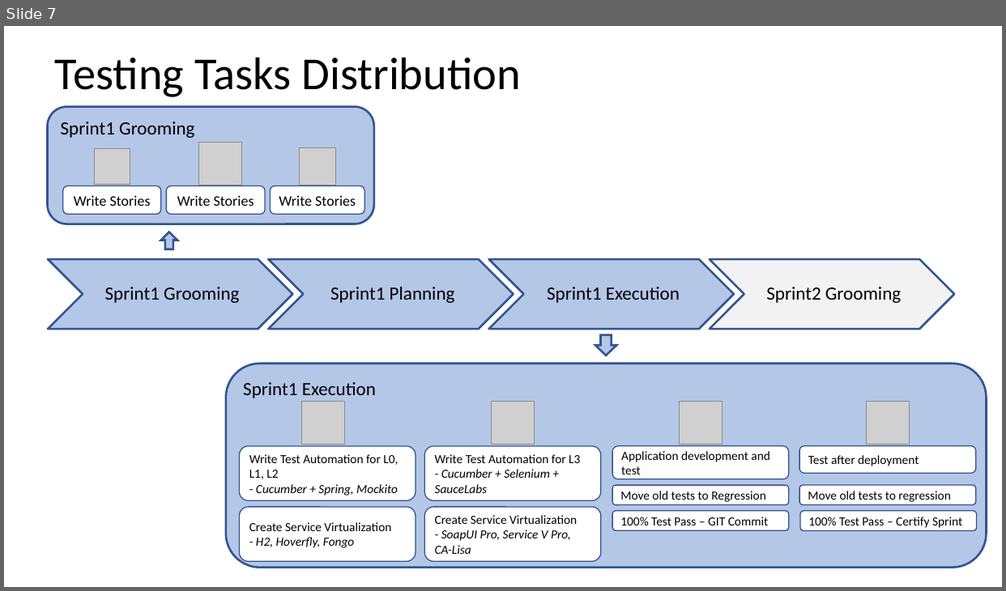
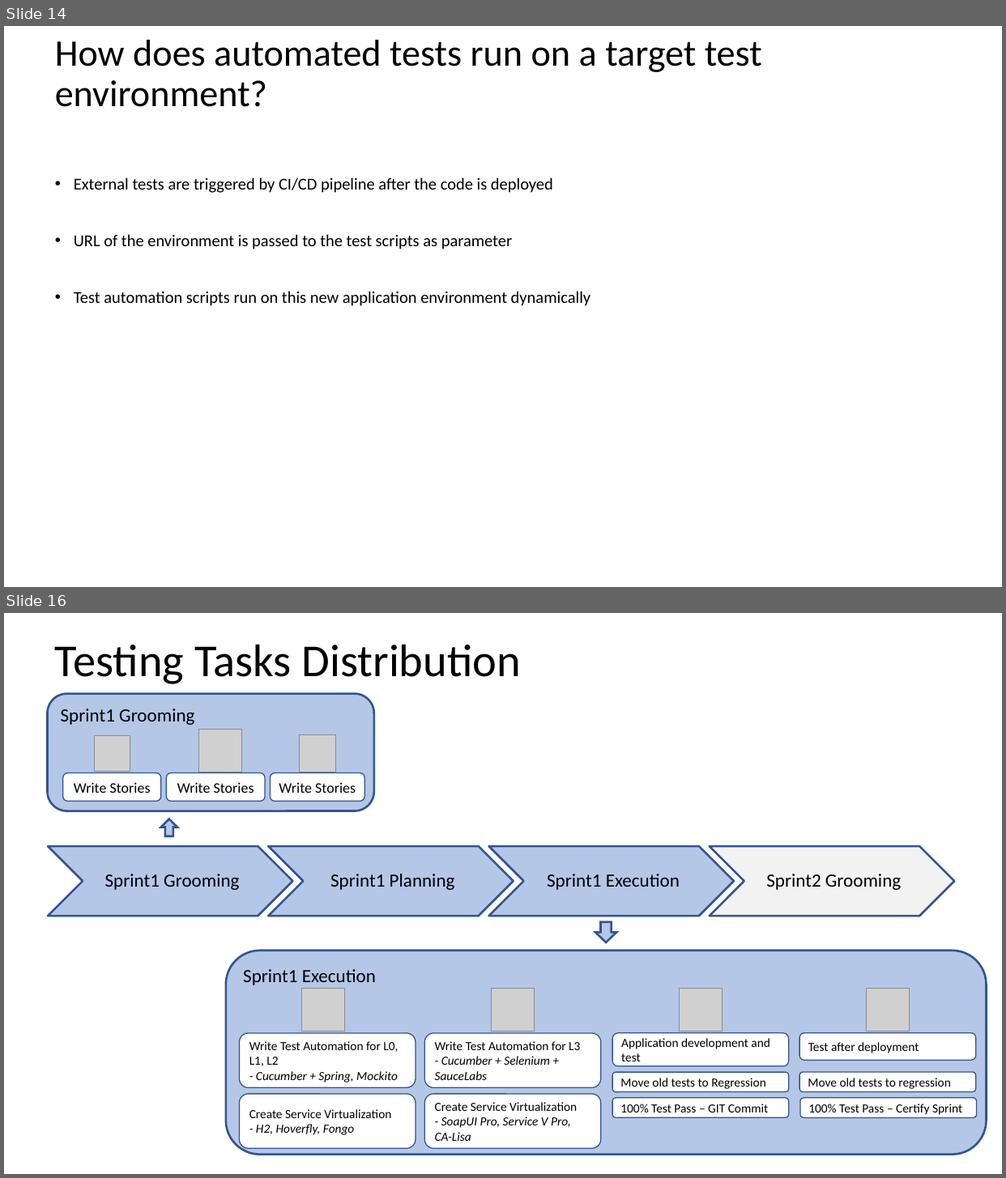
Before and after one commit to ravikalla/artifacts, a slide deck: MissionZeroDefect.pptx. Shown one above the other, each under a label of ours: slide 7 before the commit, slides 14 and 16 after it; the slides between them are not shown. The pictures are 1006x591 and 1006x1178 pixels, drawn with LibreOffice and Linux fonts; fonts in the diff are those of the drawing; grey boxes stand for pictures. Boxes give left, top, right and bottom in pixels: in the first picture for what was removed or moved away, otherwise in the second. Text is boxed around its words. In the diff, an @@ line names an element or a change of style, - is before the commit and + after.

```diff
--- a/MissionZeroDefect.pptx
+++ b/MissionZeroDefect.pptx
@@ slide 14 added at (4, 26, 1002, 587), background #FFFFFF @@
@@ title added at (55, 40, 762, 107), 36 pt, text #000000 @@
+How does automated tests run on a target test environment?
@@ text added at (74, 177, 591, 306), 16 pt, text #000000 @@
+• External tests are triggered by CI/CD pipeline after the code is deployed
+• URL of the environment is passed to the test scripts as parameter
+• Test automation scripts run on this new application environment dynamically
@@ what was slide 7 is now slide 16 @@
```
Also in this commit, not shown: 8 other slides added.
